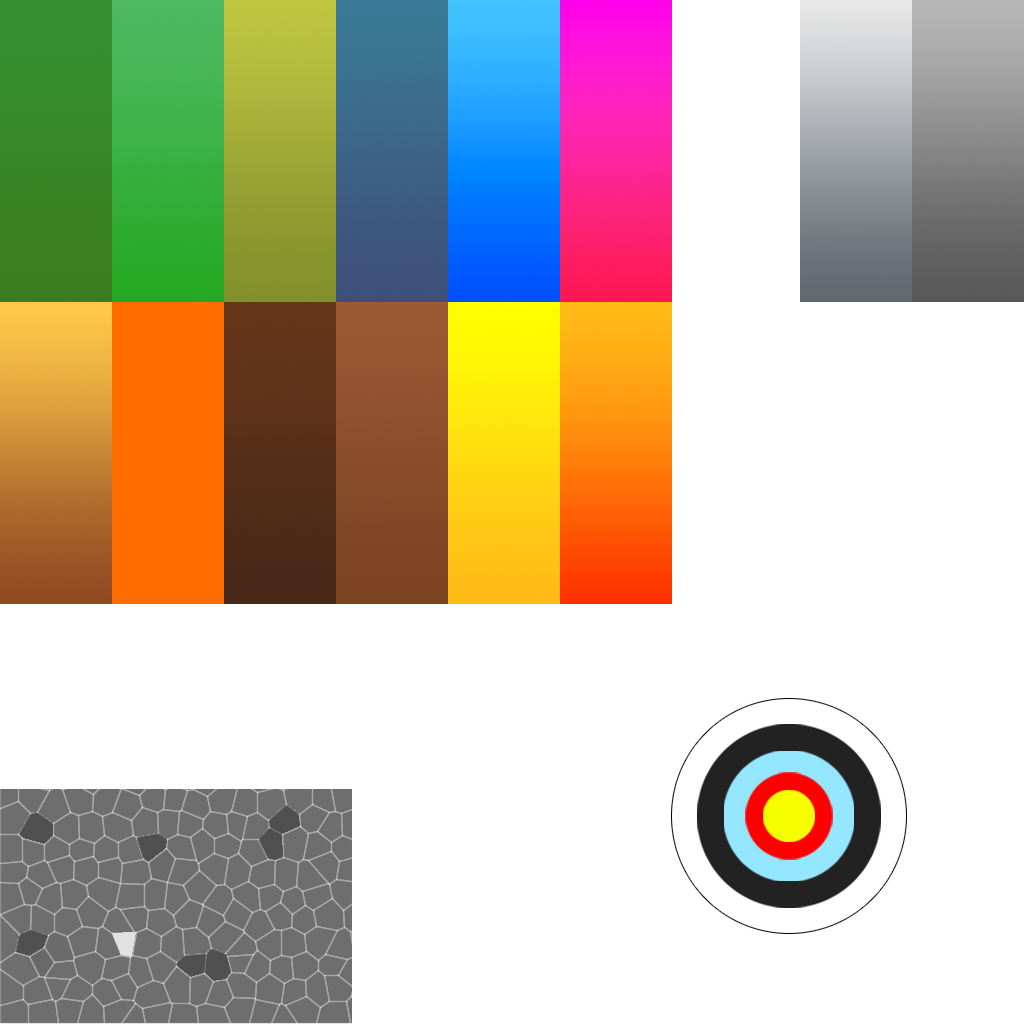
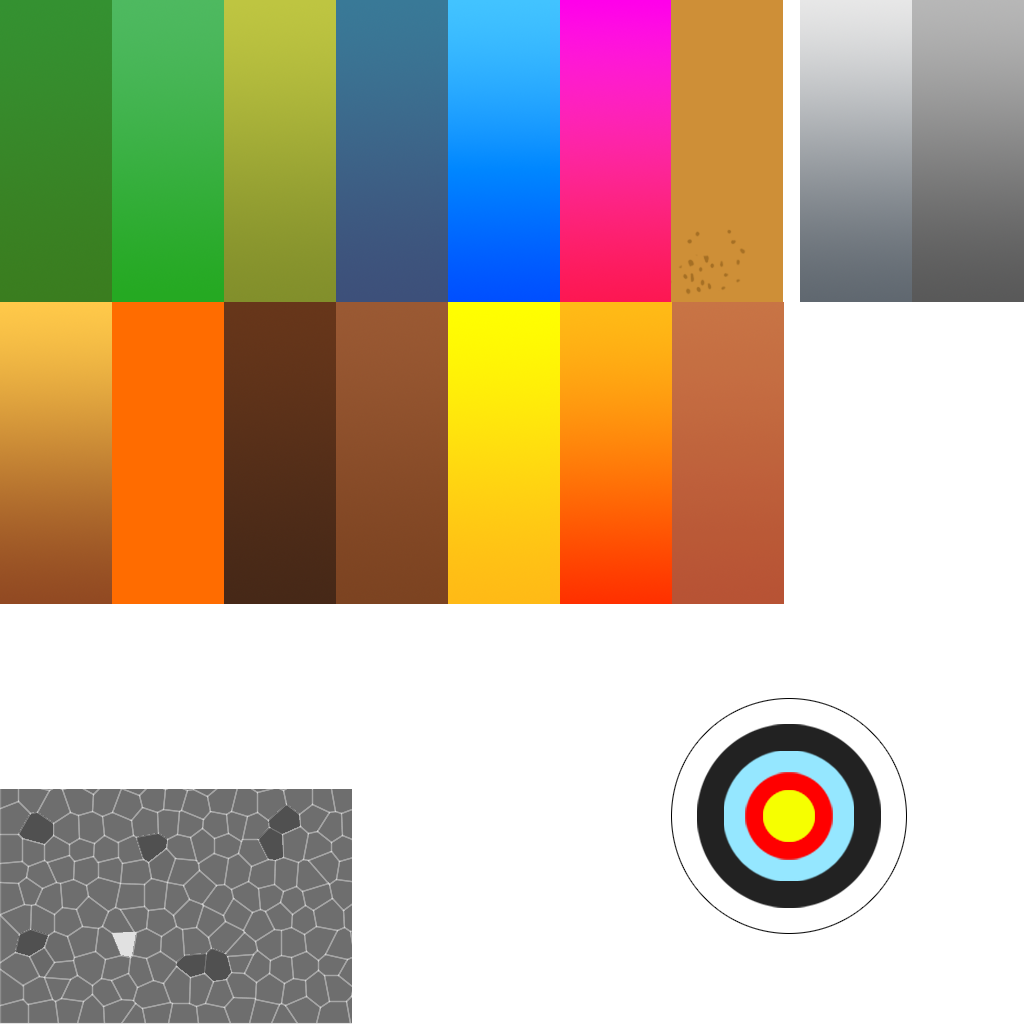
Layers edited between the first and the second (1024, 1024) image:
added layer "Layer 6" above "Layer 1 copy 15" over [671, 228, 746, 296]
added layer "Layer 1 copy 15" above "Layer 1 copy 14" over [671, 0, 783, 302]
added layer "Layer 1 copy 16" above "Layer 1 copy 13" over [672, 302, 784, 604]
